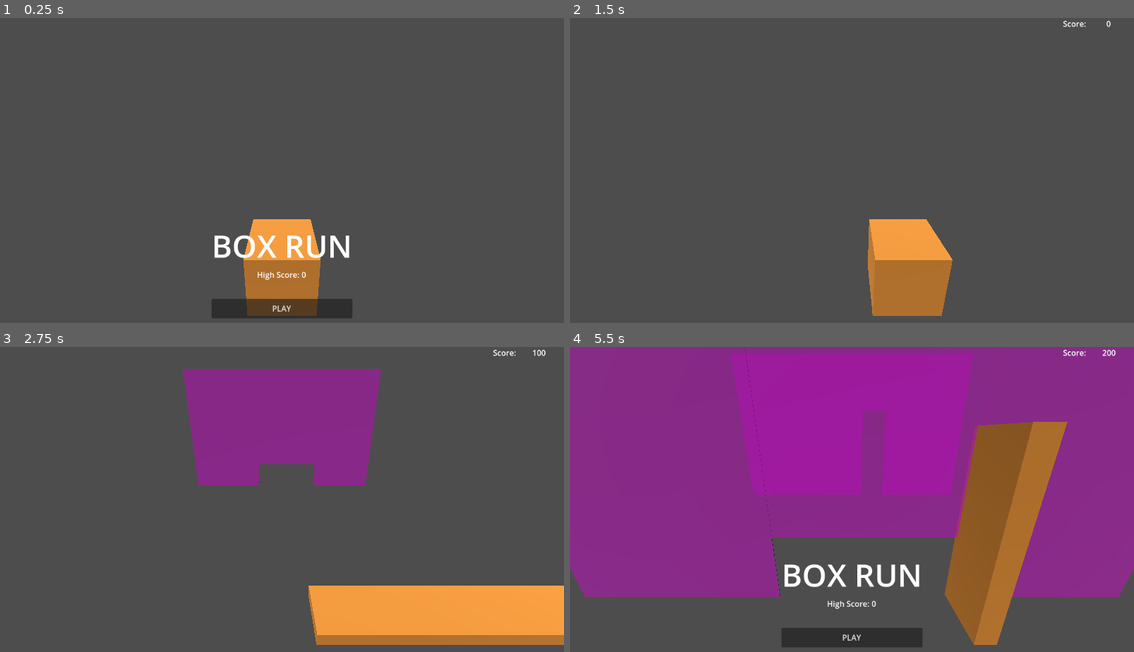
Above: before the commit, frames 1-4 (two rows, left to right).
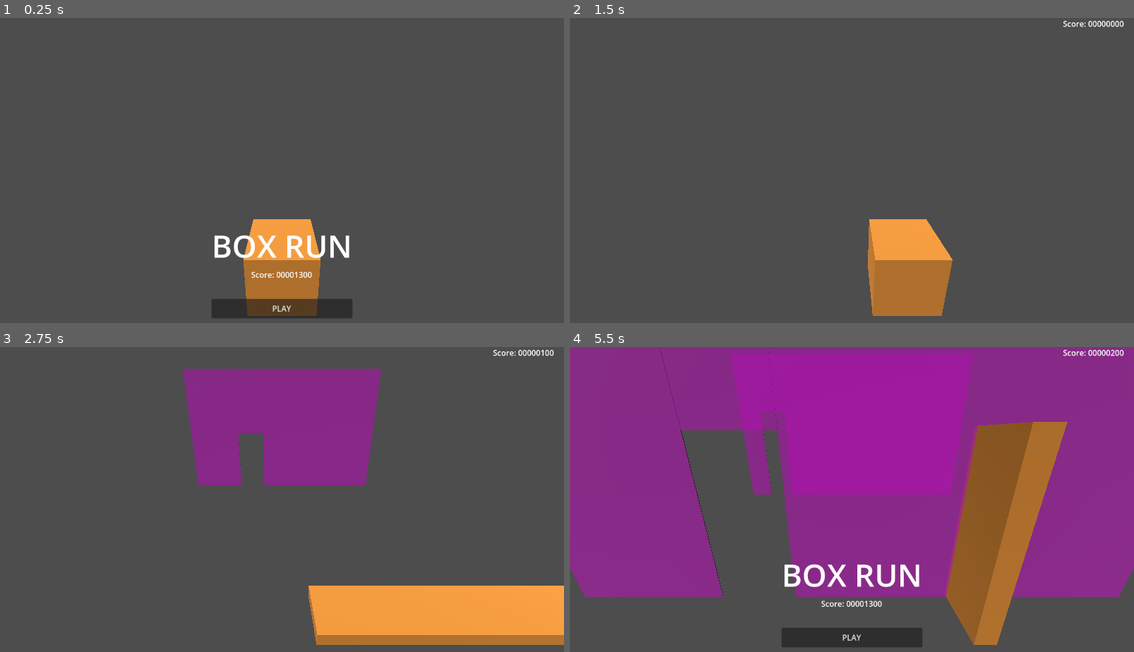
Above: after the commit, the same moments.

Repository: gabriellebrand/Neon-Strech
Game: Godot game, scene res://Scenes/GameLoop.tscn
The game is run twice, just before and just after one commit, with the same random seed, the same clock (stepped at 60 frames per second) and the same inputs.
Inputs:
- Up to frame 1 (0.25 s): no input
- Up to frame 2 (1.5 s): click "PLAY" at 0.5 s; tap Enter at 1.25 s; hold D (move_right) from 1.28 s (still down)
- Up to frame 3 (2.75 s): release D (move_right) at 2.03 s; hold S (stretch_down) from 2.03 s (still down)
- Up to frame 4 (5.5 s): release S (stretch_down) at 2.78 s; hold D (move_right) 2.78-3.53 s; hold W (stretch_up) 3.53-4.28 s; hold A (move_left) from 4.28 s (still down)

The runs differ from the first frame. In frame 1, 0.1% of the frame differs, in the area x 44-56%, y 83-86%; in frame 2, less than 0.1%; in frame 3, 1.4%; in frame 4, 12%, in the area x 19-99%, y 0-86%.

Commit message:
Implementa HighScore persistente, refactor dos updates dos labels de score

Diff:
--- a/GameJam/Resources/save_data.tres
+++ b/GameJam/Resources/save_data.tres
@@ -4,4 +4,4 @@
 
 [resource]
 script = ExtResource("1_2td22")
-high_score = 0
+high_score = 1300
--- a/GameJam/Scenes/Main.tscn
+++ b/GameJam/Scenes/Level.tscn
@@ -1,16 +1,16 @@
 [gd_scene load_steps=3 format=3 uid="uid://dh0amlcjjdkfe"]
 
-[ext_resource type="PackedScene" uid="uid://cn2lk37i3068r" path="res://Scenes/Player.tscn" id="1_8f6yc"]
-[ext_resource type="Script" path="res://Scripts/Main.gd" id="1_gbmw6"]
+[ext_resource type="Script" path="res://Scripts/Level.gd" id="1_8pt3u"]
+[ext_resource type="PackedScene" uid="uid://cn2lk37i3068r" path="res://Scenes/Player.tscn" id="2_7bym5"]
 
-[node name="Main" type="Node3D"]
-script = ExtResource("1_gbmw6")
+[node name="Level" type="Node3D"]
+script = ExtResource("1_8pt3u")
 
 [node name="Camera3D" type="Camera3D" parent="."]
 transform = Transform3D(1, 0, 0, 0, 0.944966, 0.327169, 0, -0.327169, 0.944966, 0, 2.88977, 2.66849)
 near = 0.5
 
-[node name="Player" parent="." instance=ExtResource("1_8f6yc")]
+[node name="Player" parent="." instance=ExtResource("2_7bym5")]
 collision_layer = 128
 collision_mask = 0
 
--- a/GameJam/Scenes/Player.tscn
+++ b/GameJam/Scenes/Player.tscn
@@ -19,16 +19,3 @@
 
 [node name="MeshInstance3D" type="MeshInstance3D" parent="."]
 mesh = SubResource("BoxMesh_p7kd6")
-
-[node name="Ant" parent="."]
-_import_path = NodePath("")
-unique_name_in_owner = false
-process_mode = 0
-process_priority = 0
-process_physics_priority = 0
-process_thread_group = 0
-physics_interpolation_mode = 0
-auto_translate_mode = 0
-editor_description = ""
-transform = Transform3D(-0.194981, 0, 0.00272262, 0, 0.195, 0, -0.00272262, 0, -0.194981, 0, -0.576487, 0)
-script = null
--- a/GameJam/Scenes/UI/LevelUI.tscn
+++ b/GameJam/Scenes/UI/LevelUI.tscn
@@ -1,4 +1,6 @@
-[gd_scene format=3 uid="uid://bi8ebkbeanle7"]
+[gd_scene load_steps=2 format=3 uid="uid://bi8ebkbeanle7"]
+
+[ext_resource type="Script" path="res://Scenes/UI/level_ui.gd" id="1_6e6qi"]
 
 [node name="LevelUI" type="Control"]
 layout_mode = 3
@@ -8,6 +10,7 @@
 grow_horizontal = 2
 grow_vertical = 2
 mouse_filter = 2
+script = ExtResource("1_6e6qi")
 
 [node name="ScoreLabel" type="Label" parent="."]
 layout_mode = 1
--- a/GameJam/Scenes/UI/MainMenu.tscn
+++ b/GameJam/Scenes/UI/MainMenu.tscn
@@ -49,6 +49,7 @@
 uppercase = true
 
 [node name="HighScoreLabel" type="Label" parent="VBoxContainer"]
+unique_name_in_owner = true
 layout_mode = 2
 size_flags_horizontal = 4
 text = "Highest Score: 500000
--- /dev/null
+++ b/GameJam/Scenes/UI/level_ui.gd
@@ -0,0 +1,6 @@
+extends Control
+
+@onready var score_label: Label = $ScoreLabel
+
+func update_score_label(score):
+    score_label.text = "Score: %08d" % score
--- a/GameJam/Scenes/UI/main_menu.gd
+++ b/GameJam/Scenes/UI/main_menu.gd
@@ -3,15 +3,13 @@
 @onready var high_score_label: Label = $VBoxContainer/HighScoreLabel
 
 func _ready() -> void:
-    set_high_score(0)
+    update_high_score_label(0)
 
 func _process(delta):
-    #print(visible)
     pass
 
 func _on_play_button_pressed() -> void:
-    print("play")
-    GameManager.start_game()
+    GameManager.start_run()
 
-func set_high_score(score):
-    high_score_label.text = "High Score: " + str(score)
+func update_high_score_label(score):
+    high_score_label.text = "Score: %08d" % score
--- a/GameJam/Scripts/GameLoop.gd
+++ b/GameJam/Scripts/GameLoop.gd
@@ -1,6 +1,6 @@
 extends Node
 
-var level_scene = preload("res://Scenes/Main.tscn")
+var level_scene = preload("res://Scenes/Level.tscn")
 @onready var level
 
 @onready var main_menu: Control = $MainMenu
@@ -9,24 +9,29 @@
 func _ready() -> void:
     main_menu.process_mode = Node.PROCESS_MODE_WHEN_PAUSED
     reset_level()
-    reset_game()
+    end_run()
+    update_high_score_label(GameManager.current_high_score)
     pass
 
-func reset_game():
-    get_tree().paused = true
-    main_menu.show()
-
-func start_game():
+func start_run():
     get_tree().paused = false
     reset_level()
     main_menu.hide()
+    update_score_label(0)
     level_ui.show()
+
+func end_run():
+    get_tree().paused = true
+    main_menu.show()
 
 func reset_level():
     if (level): level.queue_free()
     level = level_scene.instantiate()
+    level.connect("current_run_time_changed", Callable(GameManager, "_on_current_run_time_changed"))
     add_child(level)
 
-func set_score(score):
-    var score_label = level_ui.get_node("ScoreLabel")
-    score_label.text = "Score: %10d" % score
+func update_score_label(score):
+    level_ui.update_score_label(score)
+
+func update_high_score_label(high_score):
+    main_menu.update_high_score_label(high_score)
--- a/GameJam/Scripts/GameManager.gd
+++ b/GameJam/Scripts/GameManager.gd
@@ -1,14 +1,35 @@
 extends Node
 
-var entry_point: Node
-func _ready() -> void:
-    entry_point = get_tree().get_first_node_in_group("EntryPoint")
+@onready var entry_point: Node = get_tree().get_first_node_in_group("EntryPoint")
 
-func start_game():
-    entry_point.start_game()
+const SAVE_DATA = preload("res://Resources/save_data.tres")
 
-func reset_game():
-    entry_point.reset_game()
+@onready var current_score = 0
+@onready var current_high_score = SAVE_DATA.high_score
+@onready var has_new_high_score = false
 
-func set_score(score):
-    entry_point.set_score(score)
+func start_run():
+    entry_point.start_run()
+
+func end_run():
+    if (has_new_high_score):
+        entry_point.update_high_score_label(current_high_score)
+        var new_save_date = SaveData.new()
+        new_save_date.high_score = current_high_score
+        ResourceSaver.save(new_save_date, "res://Resources/save_data.tres")
+    entry_point.end_run()
+
+func _on_current_run_time_changed(run_time):
+    var new_score = compute_score(run_time)
+    if (new_score == current_score):
+        return
+
+    current_score = new_score
+    entry_point.update_score_label(current_score)
+    if (current_score > current_high_score):
+        current_high_score = current_score
+        has_new_high_score = true
+
+func compute_score(run_time):
+    var score = int(run_time) * 50
+    return score
--- a/GameJam/Scripts/Killzone.gd
+++ b/GameJam/Scripts/Killzone.gd
@@ -1,7 +1,7 @@
 extends Area3D
 
 func die():
-    GameManager.reset_game()
+    GameManager.end_run()
 
 func _on_body_entered(body):
     die()
--- /dev/null
+++ b/GameJam/Scripts/Level.gd
@@ -0,0 +1,14 @@
+extends Node3D
+
+const wall_scene = preload("res://Scenes/Wall.tscn")
+
+var current_run_time = 0;
+signal current_run_time_changed(run_time)
+
+func _process(delta):
+    current_run_time += delta
+    emit_signal("current_run_time_changed", current_run_time)
+
+func _on_timer_timeout():
+    var wall = wall_scene.instantiate()
+    add_child(wall)
--- a/GameJam/Scripts/Main.gd
+++ /dev/null
@@ -1,27 +0,0 @@
-extends Node3D
-
-const wall_scene = preload("res://Scenes/Wall.tscn")
-const SAVE_DATA = preload("res://Resources/save_data.tres")
-
-var run_time = 0;
-var current_score = 0;
-signal score_changed(score:int)
-
-func _process(delta):
-    run_time += delta
-    current_score = compute_score()
-    GameManager.set_score(current_score)
-
-
-func _on_timer_timeout():
-    var wall = wall_scene.instantiate()
-    add_child(wall)
-
-
-func end_game():
-    if (current_score > SAVE_DATA.high_score):
-        print("new high score: " + str(current_score))
-
-func compute_score():
-    var score = int(run_time) * 50
-    return score
